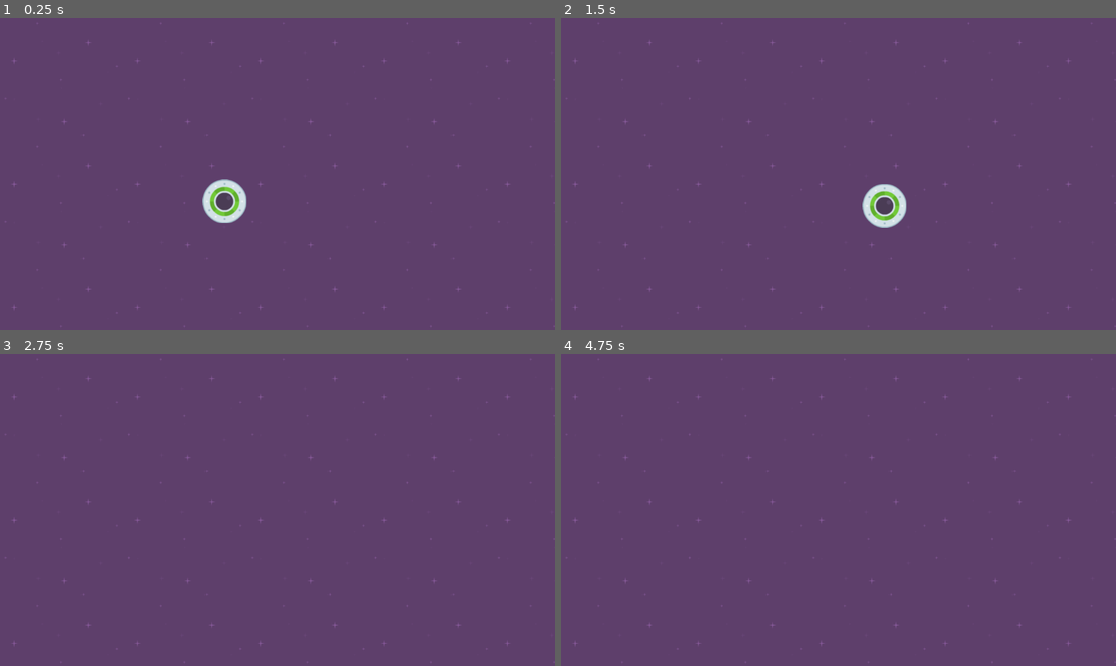
Above: before the commit, frames 1-4 (two rows, left to right).
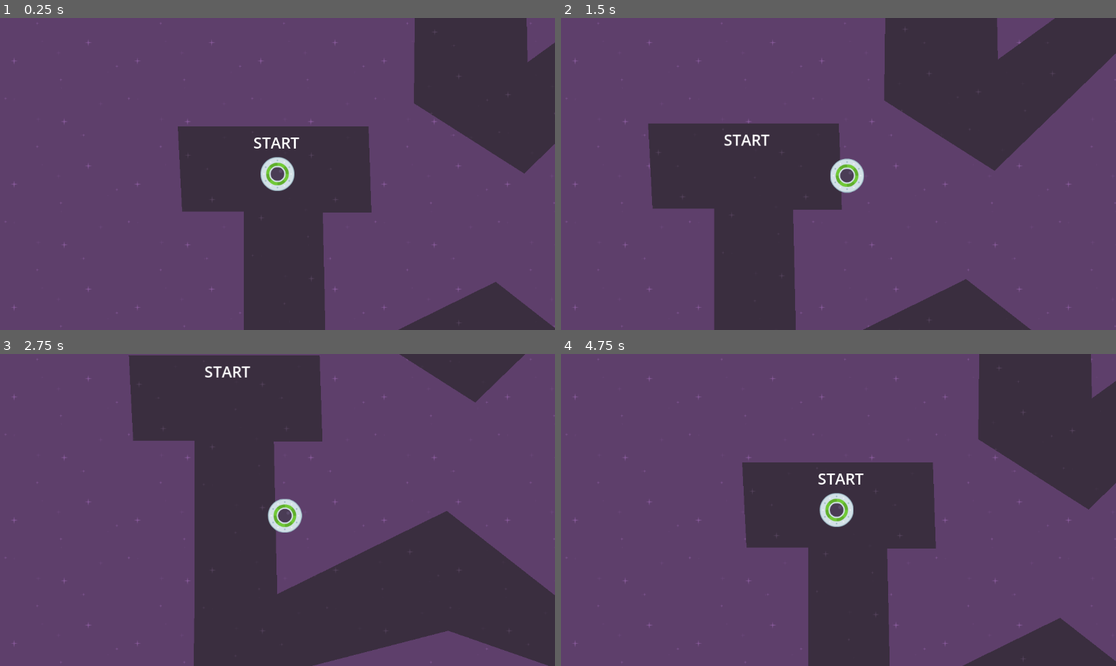
Above: after the commit, the same moments.

Repository: MikeKumi/speedy_saucer
Game: Godot game, scene res://scenes/level_1.tscn
Same seed, same stepped clock (60 frames per second), same inputs: the game is played once before the commit and once after it.
Inputs:
- Up to frame 1 (0.25 s): no input
- Up to frame 2 (1.5 s): tap Enter at 0.5 s; hold Right (move_right) 0.53-1.28 s; hold Down (move_down) from 1.28 s (still down)
- Up to frame 3 (2.75 s): release Down (move_down) at 2.03 s; hold Right (move_right) from 2.03 s (still down)
- Up to frame 4 (4.75 s): release Right (move_right) at 2.78 s; hold Up (move_up) 2.78-3.53 s; hold Left (move_left) from 3.53 s (still down)

The runs differ from the first frame. In frame 1, 27% of the frame differs, in the area x 32-100%, y 0-100%; in frame 2, 32%; in frame 3, 38%, in the area x 23-100%, y 0-100%; in frame 4, 26%.

Commit message:
Added track and background

Diff:
--- /dev/null
+++ b/maze.tscn
@@ -0,0 +1,13 @@
+[gd_scene load_steps=2 format=3 uid="uid://75dklo4kslih"]
+
+[ext_resource type="Texture2D" uid="uid://c5v1spns084i5" path="res://assets/darkPurple.png" id="1_b3xbn"]
+
+[node name="Maze" type="Area2D"]
+
+[node name="CollisionPolygon2D" type="CollisionPolygon2D" parent="."]
+polygon = PackedVector2Array(-400, -101, -391, 76, -263, 76, -263, 399, -267, 608, 263, 471, 532, 565, 835, 357, 1147, 568, 1453, 307, 1203, 96, 1441, -180, 1163, -427, 916, -216, 608, -438, 326, -234, 321, -481, 94, -485, 90, -149, 319, -3, 604, -279, 907, 0, 1154, -220, 1217, -167, 1048, 74, 1257, 298, 1149, 426, 835, 229, 530, 433, 260, 222, -92, 395, -99, 78, 2, 78, -4, -101)
+
+[node name="Polygon2D" type="Polygon2D" parent="."]
+texture_repeat = 2
+texture = ExtResource("1_b3xbn")
+polygon = PackedVector2Array(-400, -101, -391, 76, -263, 76, -263, 399, -267, 608, 263, 471, 532, 565, 835, 357, 1147, 568, 1453, 307, 1203, 96, 1441, -180, 1163, -427, 916, -216, 608, -438, 326, -234, 321, -481, 94, -485, 90, -149, 319, -3, 604, -279, 907, 0, 1154, -220, 1217, -167, 1048, 74, 1257, 298, 1149, 426, 835, 229, 530, 433, 260, 222, -92, 395, -99, 78, 2, 78, -4, -101)
--- a/project.godot
+++ b/project.godot
@@ -14,6 +14,10 @@
 run/main_scene="res://scenes/level_1.tscn"
 config/features=PackedStringArray("4.3", "Forward Plus")
 config/icon="res://icon.svg"
+
+[display]
+
+window/vsync/vsync_mode=0
 
 [input]
 
--- a/scenes/level_1.gd
+++ /dev/null
@@ -1,5 +0,0 @@
-extends Node2D
-
-
-func _ready():
-	pass
--- a/scenes/level_1.tscn
+++ b/scenes/level_1.tscn
@@ -1,18 +1,67 @@
-[gd_scene load_steps=4 format=3 uid="uid://cma1mclrg8yf"]
+[gd_scene load_steps=7 format=3 uid="uid://cma1mclrg8yf"]
 
-[ext_resource type="Script" path="res://scenes/level_1.gd" id="1_gsr1n"]
+[ext_resource type="Script" path="res://scripts/level_1.gd" id="1_gsr1n"]
 [ext_resource type="Texture2D" uid="uid://bqli3l7vl8rth" path="res://assets/purple.png" id="1_ybu16"]
 [ext_resource type="PackedScene" uid="uid://igvw4y0setf8" path="res://scenes/player.tscn" id="2_s7gup"]
+[ext_resource type="PackedScene" uid="uid://75dklo4kslih" path="res://maze.tscn" id="4_sc77x"]
+
+[sub_resource type="LabelSettings" id="LabelSettings_xrpue"]
+font_size = 32
+
+[sub_resource type="GDScript" id="GDScript_lluvb"]
+script/source = "extends Area2D
+
+
+# Called when the node enters the scene tree for the first time.
+func _ready():
+	pass # Replace with function body.
+
+
+# Called every frame. 'delta' is the elapsed time since the previous frame.
+func _process(delta):
+	pass
+"
 
 [node name="Level1" type="Node2D"]
 script = ExtResource("1_gsr1n")
 
-[node name="Background" type="TextureRect" parent="."]
+[node name="Graphics" type="Node" parent="."]
+
+[node name="CanvasLayer" type="CanvasLayer" parent="Graphics"]
+layer = -5
+
+[node name="Background" type="TextureRect" parent="Graphics/CanvasLayer"]
 z_index = -1000
-offset_right = 1241.0
-offset_bottom = 1241.0
+anchors_preset = 15
+anchor_right = 1.0
+anchor_bottom = 1.0
+grow_horizontal = 2
+grow_vertical = 2
 texture = ExtResource("1_ybu16")
 stretch_mode = 1
 
+[node name="Start Label" type="Label" parent="Graphics"]
+offset_left = 416.0
+offset_top = 293.0
+offset_right = 511.0
+offset_bottom = 338.0
+text = "START"
+label_settings = SubResource("LabelSettings_xrpue")
+
+[node name="End Label" type="Label" parent="Graphics"]
+offset_left = 827.0
+offset_top = -54.0
+offset_right = 922.0
+offset_bottom = -9.0
+text = "END"
+label_settings = SubResource("LabelSettings_xrpue")
+
 [node name="Player" parent="." instance=ExtResource("2_s7gup")]
+z_index = 1000
 position = Vector2(466, 381)
+
+[node name="Maze" parent="." instance=ExtResource("4_sc77x")]
+position = Vector2(659, 383)
+script = SubResource("GDScript_lluvb")
+
+[connection signal="body_exited" from="Maze" to="." method="_on_maze_body_exited"]
--- a/scenes/player.tscn
+++ b/scenes/player.tscn
@@ -1,17 +1,24 @@
 [gd_scene load_steps=4 format=3 uid="uid://igvw4y0setf8"]
 
-[ext_resource type="Script" path="res://scenes/player.gd" id="1_gndfk"]
+[ext_resource type="Script" path="res://scripts/player.gd" id="1_gndfk"]
 [ext_resource type="Texture2D" uid="uid://qtim2w7suj3e" path="res://assets/ufoGreen.png" id="1_yyalx"]
 
 [sub_resource type="CircleShape2D" id="CircleShape2D_m3e2j"]
-radius = 38.1182
+radius = 16.0312
 
 [node name="Player" type="RigidBody2D"]
 gravity_scale = 0.0
 script = ExtResource("1_gndfk")
 
 [node name="Sprite2D" type="Sprite2D" parent="."]
+scale = Vector2(0.774725, 0.774725)
 texture = ExtResource("1_yyalx")
+
+[node name="Camera2D" type="Camera2D" parent="."]
+process_callback = 0
+limit_smoothed = true
+position_smoothing_enabled = true
+position_smoothing_speed = 15.0
 
 [node name="CollisionShape2D" type="CollisionShape2D" parent="."]
 shape = SubResource("CircleShape2D_m3e2j")
--- /dev/null
+++ b/scripts/level_1.gd
@@ -0,0 +1,5 @@
+extends Node2D
+
+
+func _on_maze_body_exited(body):
+	get_tree().reload_current_scene()
Renamed: scenes/player.gd -> scripts/player.gd
